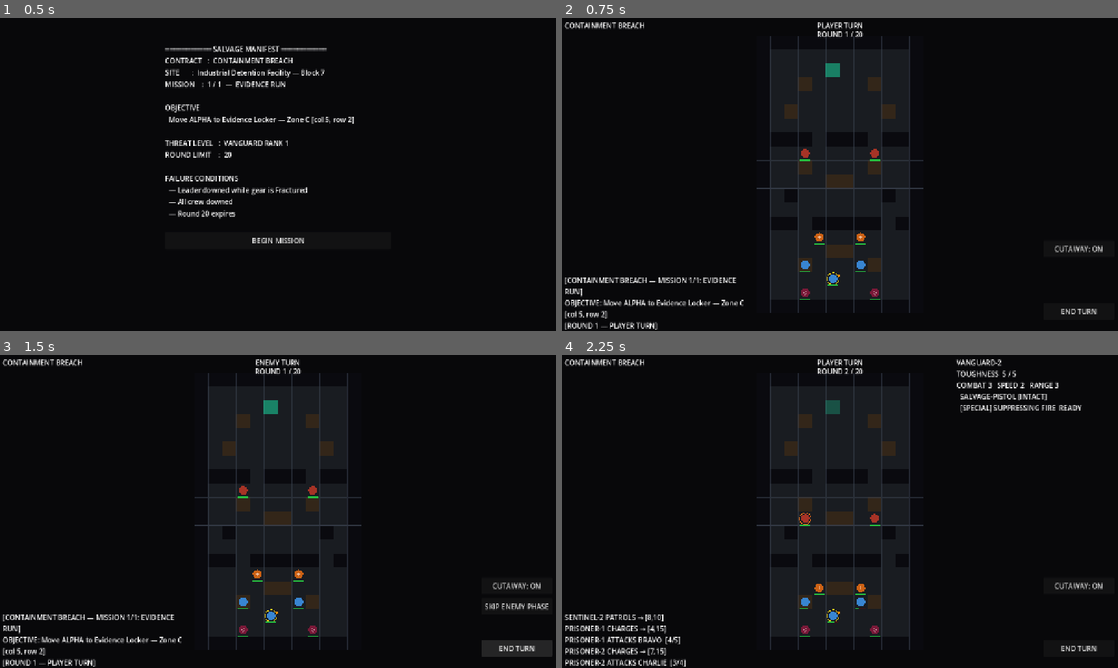
Above: before the commit, frames 1-4 (two rows, left to right).
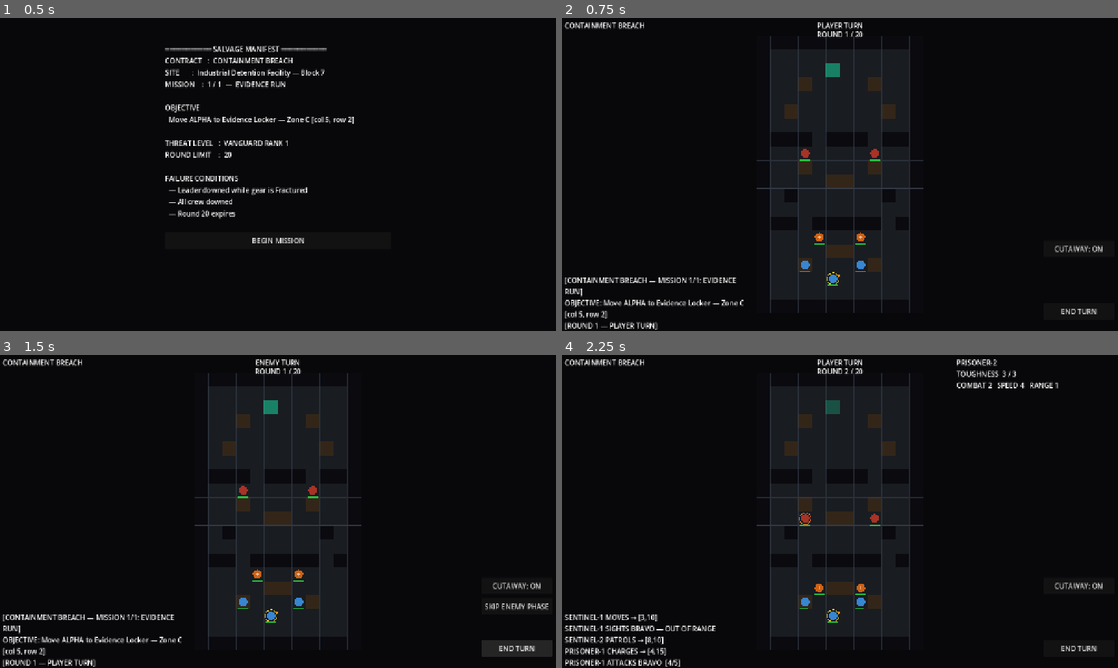
Above: after the commit, the same moments.

Repository: kavemankai/wizcool
Game: Godot game, scene res://scenes/ui/ManifestScreen.tscn
Same seed, same stepped clock (60 frames per second), same inputs: the game is played once before the commit and once after it.
Inputs:
- Up to frame 1 (0.5 s): no input
- Up to frame 2 (0.75 s): click "BEGIN MISSION" at 0.5 s
- Up to frame 3 (1.5 s): click "END TURN" at 1.25 s
- Up to frame 4 (2.25 s): click "SKIP ENEMY PHASE" at 2 s

Frame 1 is identical in both runs. In frame 2, less than 0.1% of the frame differs, in the area x 42-58%, y 86-90%; in frame 3, less than 0.1%; in frame 4, 1.7%, in the area x 0-94%, y 1-100%.

Commit message:
balance: cb-1 Vanguard arrive at the tip on round 3 instead of start
The first mission spawned the Vanguard at the bottom of the map (row 18),
directly behind the crew's start line — a backstab that made cb-1 brutal.

- Add data-driven `vanguard_spawn_turn` mission field (default 1 = immediate).
  Main.gd defers _spawn_vanguard() until round_number reaches that turn.
- cb-1: set vanguard_spawn_turn to 3 and move spawn points to the top of the
  site (row 1), so they reinforce from the objective side on round 3 rather
  than pincering the player at the start.

Reaching extraction before round 3 now avoids the Vanguard entirely.
Validated headless (Godot 4.6.2): clean load, no script errors.

Co-Authored-By: Claude Opus 4.8 <noreply@anthropic.com>

Diff:
--- a/scripts/Main.gd
+++ b/scripts/Main.gd
@@ -23,6 +23,12 @@
 var _skip_requested: bool = false
 var _show_cutaway: bool = true
 var _debug_mode: bool = false
+
+# Vanguard reinforcement timing. A mission may defer the Vanguard so they
+# arrive mid-mission instead of at the start. vanguard_spawn_turn <= 1 means
+# they deploy immediately (the default for most missions).
+var _vanguard_spawn_turn: int = 1
+var _vanguard_deployed: bool = false
 
 # unit_id → {is_leader: bool, gear: [{item_id, slot, state: int (GearState enum)}]}
 var _gear_archive: Dictionary = {}
@@ -119,7 +125,10 @@
 	for ec: Dictionary in _mission.get("enemy_config", []):
 		_spawn_enemy_from_config(ec)
 
-	_spawn_vanguard()
+	_vanguard_spawn_turn = _mission.get("vanguard_spawn_turn", 1)
+	if _vanguard_spawn_turn <= 1:
+		_spawn_vanguard()
+		_vanguard_deployed = true
 
 func _get_spawn_pos(spawns: Array, unit_id: String, default_pos: Vector2i) -> Vector2i:
 	for s: Dictionary in spawns:
@@ -636,6 +645,13 @@
 				u.tick_turn_start()
 			u.queue_redraw()
 
+	# Deferred Vanguard reinforcements — they cut in from the tip of the map
+	# on their scheduled round (e.g. cb-1 arrivals on round 3).
+	if not _vanguard_deployed and round_number >= _vanguard_spawn_turn:
+		_spawn_vanguard()
+		_vanguard_deployed = true
+		hud.log("[VANGUARD SALVAGE CO. // REINFORCEMENTS INBOUND — TOP OF SITE]")
+
 	var next_zone := hazard_manager.get_active_zone(round_number)
 	if next_zone.size() > 0:
 		grid_manager.set_warning_tiles(next_zone)
--- a/scripts/data/CampaignData.gd
+++ b/scripts/data/CampaignData.gd
@@ -77,10 +77,14 @@
 				"gear": [],
 			},
 		],
+		# Vanguard are held back and cut in from the tip (top) of the site on
+		# round 3 — they guard the evidence locker rather than backstabbing the
+		# crew at the start line.
+		"vanguard_spawn_turn": 3,
 		"vanguard_spawns": [
-			{"pos": Vector2i(3, 18), "zone_min": 14, "zone_max": 18},
-			{"pos": Vector2i(8, 18), "zone_min": 14, "zone_max": 18},
-			{"pos": Vector2i(6, 18), "zone_min": 14, "zone_max": 18},
+			{"pos": Vector2i(3, 1), "zone_min": 1, "zone_max": 6},
+			{"pos": Vector2i(8, 1), "zone_min": 1, "zone_max": 6},
+			{"pos": Vector2i(6, 1), "zone_min": 1, "zone_max": 6},
 		],
 	}
 
